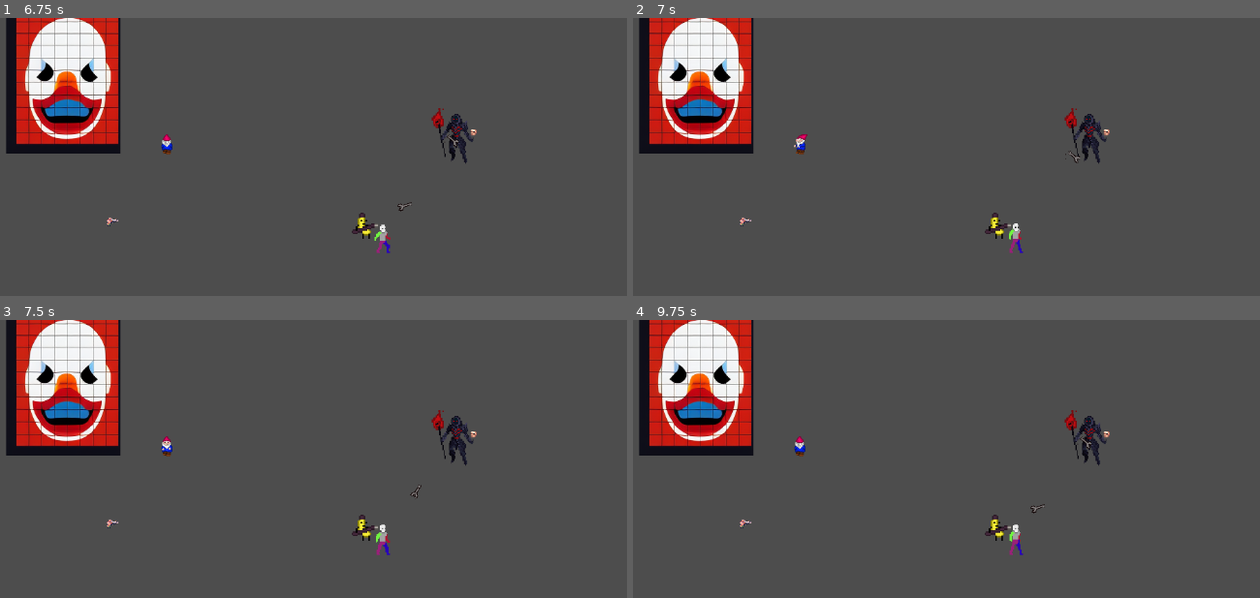
Above: before the commit, frames 1-4 (two rows, left to right).
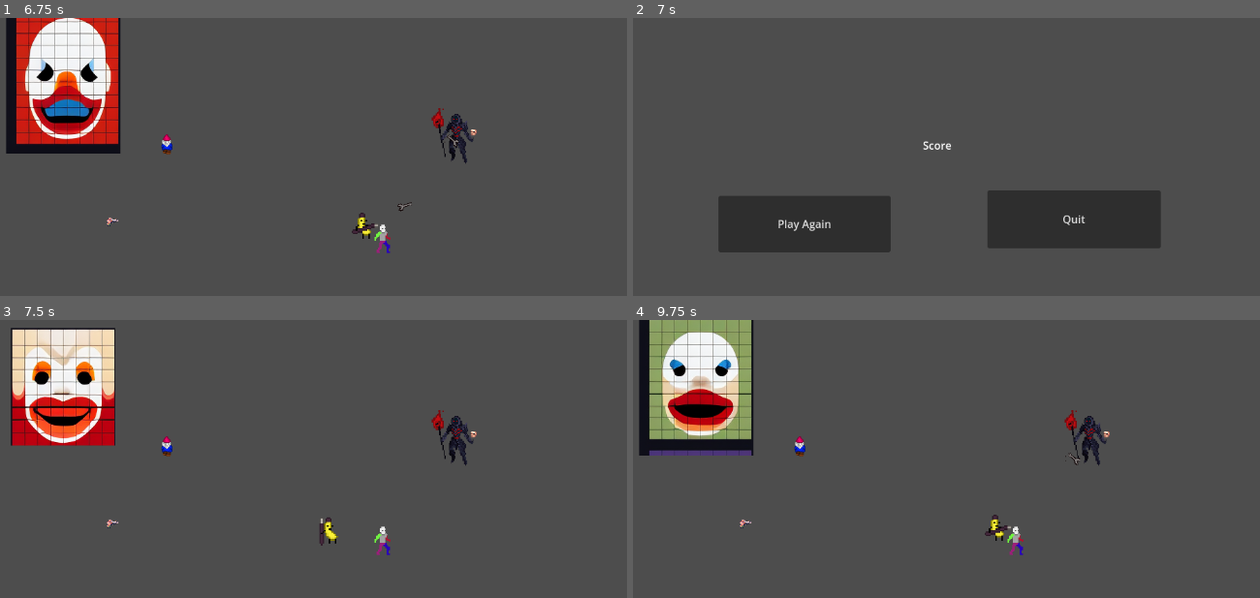
Above: after the commit, the same moments.

Repository: bburciaga/giggle-gauntlet
Game: Godot game, scene res://menus/title/Title.tscn
Same seed, same stepped clock (60 frames per second), same inputs: the game is played once before the commit and once after it.
Inputs (mouse positions are in pixels of both pictures, inside the frame that each line leads up to):
- Up to frame 1 (6.75 s): click "Play" at 0.5 s; tap Enter (ui_accept) at 1.25, 1.52, 2.27, 3.5, 3.77, 4.52, 5.27, 6.5 s; hold Right (arrow_right) 1.28-2.03 s; hold Down (arrow_down) 2.03-2.78 s; hold Right (arrow_right) 2.78-3.53 s; hold Up (arrow_up) 3.53-4.28 s; hold Left (arrow_left) 4.28-5.78 s; hold Down (arrow_down) 5.78-6.53 s; hold Right (arrow_right) from 6.53 s (still down)
- Up to frame 2 (7 s): keep holding Right (arrow_right); tap Enter (ui_accept) at 6.77 s
- Up to frame 3 (7.5 s): release Right (arrow_right) at 7.25 s; click (169, 525) at 7.25 s, where only the run after the commit has a clickable "Play Again"
- Up to frame 4 (9.75 s): hold Up (arrow_up) 8.03-8.78 s; tap Enter (ui_accept) at 8.27, 9.02 s; hold Right (arrow_right) 8.78-9.53 s; hold Down (arrow_down) from 9.53 s (still down)

Frame 1 is identical in both runs. In frame 2, 21% of the frame differs, in the area x 0-85%, y 0-85%; in frame 3, 8.0%; in frame 4, 6.5%.

Commit message:
Add game over scene

Diff:
--- a/entities/player/Player.gd
+++ b/entities/player/Player.gd
@@ -33,6 +33,7 @@
 	move(direction)
 	melee(direction)
 	if canShootWaterGun: shoot()
+	game_over()
 
 func _on_gnome_hit_area_entered(area) -> void:
 	if (area.is_in_group("Enemies")):
@@ -133,3 +134,7 @@
 	instance.rotation_degrees = degree
 	owner.add_child(instance)
 	start_cooldown()
+
+func game_over():
+	if health <= 0:
+		get_tree().change_scene_to_file("res://menus/finish/Finish.tscn")
--- /dev/null
+++ b/menus/finish/Finish.gd
@@ -0,0 +1,9 @@
+extends Node2D
+
+
+func _on_play_again_pressed():
+	get_tree().change_scene_to_file("res://scenes/gauntlet/Gauntlet.tscn")
+
+
+func _on_quit_pressed():
+	get_tree().quit()
--- /dev/null
+++ b/menus/finish/Finish.tscn
@@ -0,0 +1,31 @@
+[gd_scene load_steps=2 format=3 uid="uid://br1yysofbgdo2"]
+
+[ext_resource type="Script" path="res://menus/finish/Finish.gd" id="1_ohk06"]
+
+[node name="Finish" type="Node2D"]
+script = ExtResource("1_ohk06")
+
+[node name="Label" type="Label" parent="."]
+offset_left = 437.0
+offset_top = 178.0
+offset_right = 480.0
+offset_bottom = 201.0
+text = "Score
+"
+
+[node name="PlayAgain" type="Button" parent="."]
+offset_left = 133.0
+offset_top = 265.0
+offset_right = 389.0
+offset_bottom = 349.0
+text = "Play Again"
+
+[node name="Quit" type="Button" parent="."]
+offset_left = 533.0
+offset_top = 257.0
+offset_right = 791.0
+offset_bottom = 343.0
+text = "Quit"
+
+[connection signal="pressed" from="PlayAgain" to="." method="_on_play_again_pressed"]
+[connection signal="pressed" from="Quit" to="." method="_on_quit_pressed"]
